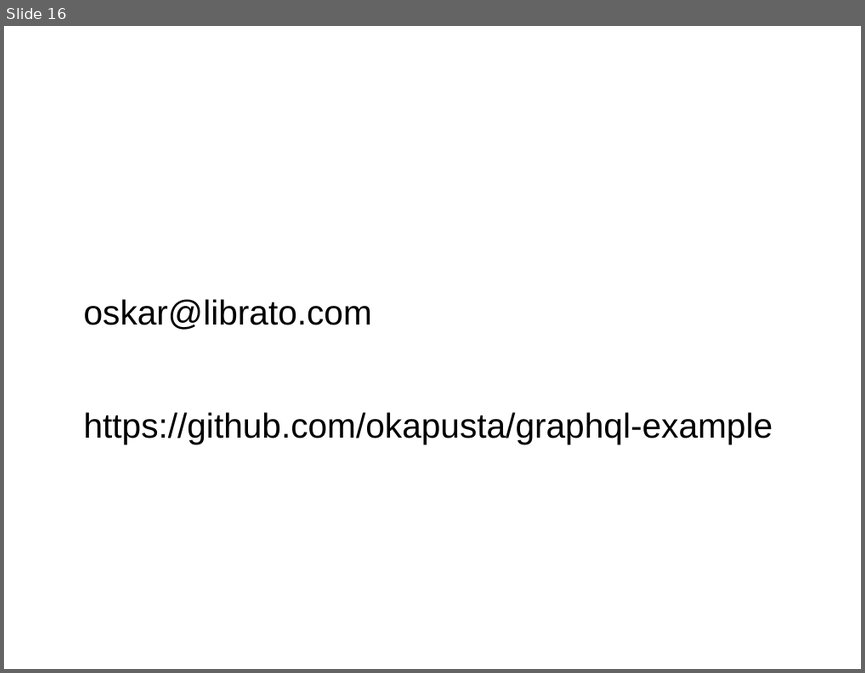
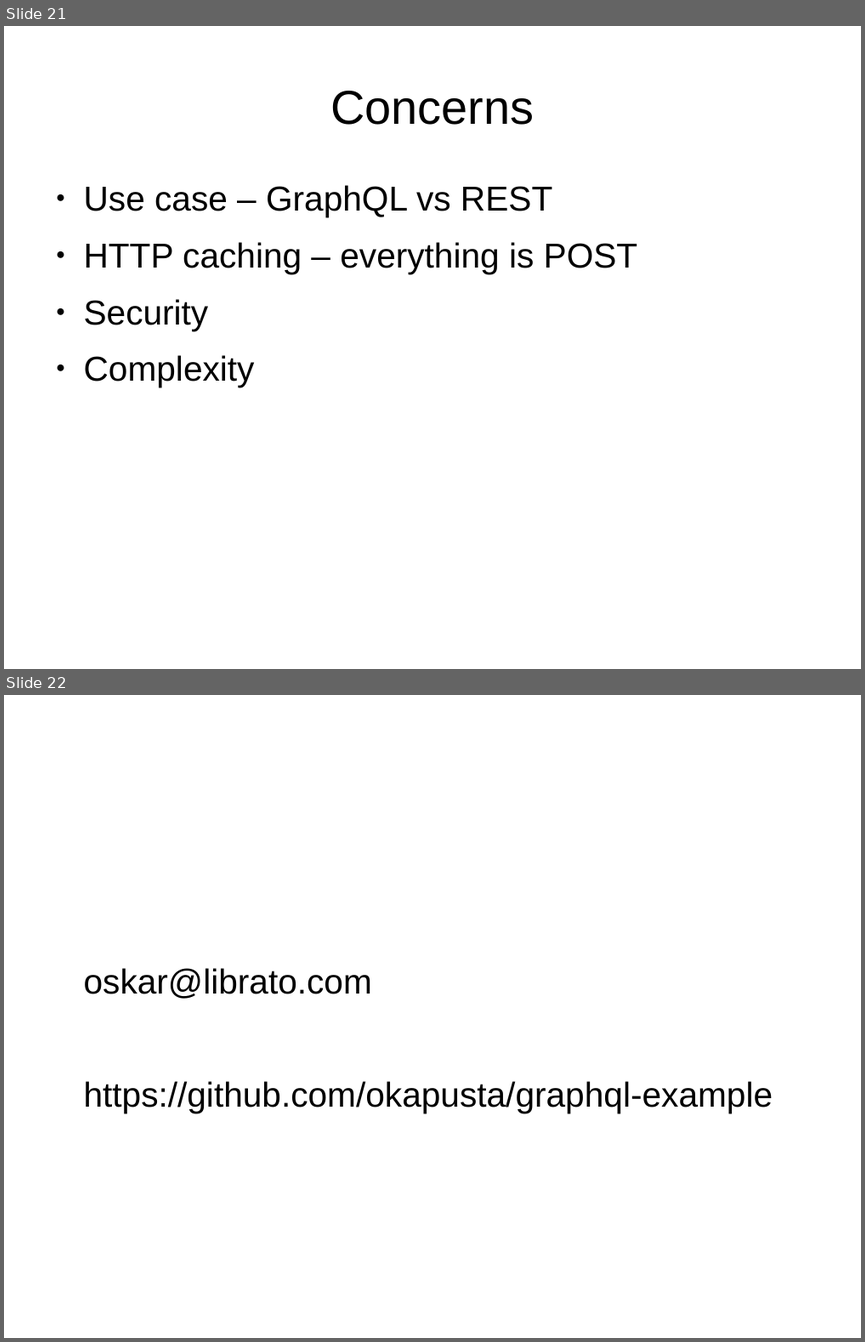
Before and after one commit to okapusta/graphql-example, a slide deck: doc/graphql.odp. Shown one above the other, each under a label of ours: slide 16 before the commit, slides 21 and 22 after it. The pictures are 865x673 and 865x1342 pixels, drawn with LibreOffice and Linux fonts; fonts in the diff are those of the drawing. Boxes give left, top, right and bottom in pixels: in the first picture for what was removed or moved away, otherwise in the second. Text is boxed around its words. In the diff, an @@ line names an element or a change of style, - is before the commit and + after.

```diff
--- a/doc/graphql.odp
+++ b/doc/graphql.odp
@@ slide 21 added at (4,26,861,669), background #FFFFFF @@
@@ title added at (330,91,534,125), 44 pt, text #000000 @@
+Concerns
@@ text added at (84,185,638,387), 32 pt, text #000000 @@
+● Use case – GraphQL vs REST
+● HTTP caching – everything is POST
+● Security
+● Complexity
@@ what was slide 16 is now slide 22 @@
```
Also in this commit, not shown: 11 other slides added, 6 slides removed, 1 other file.
